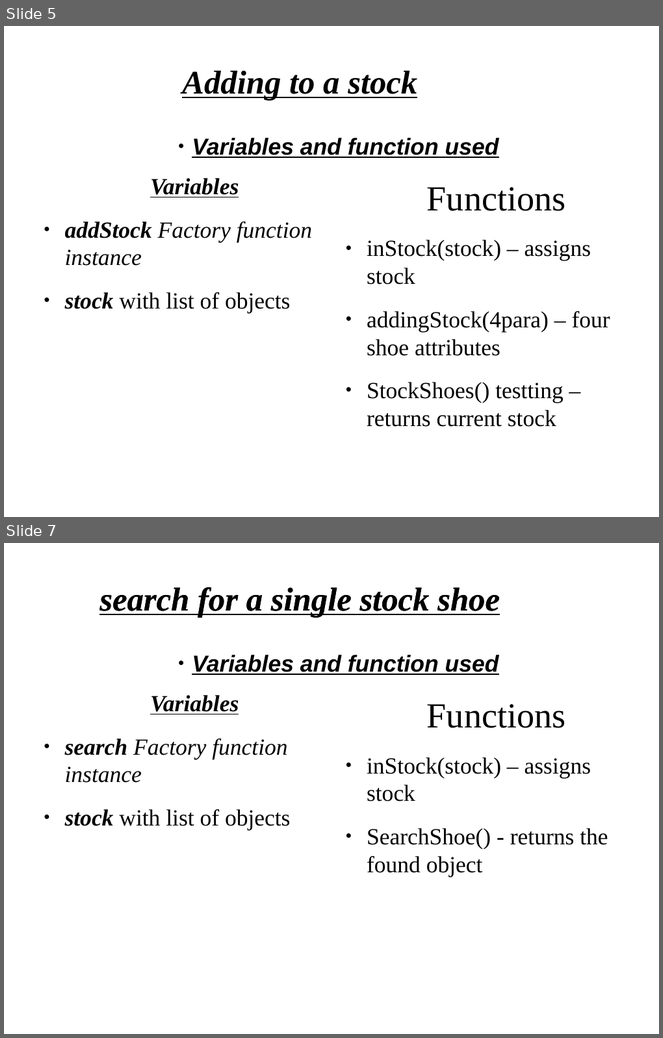
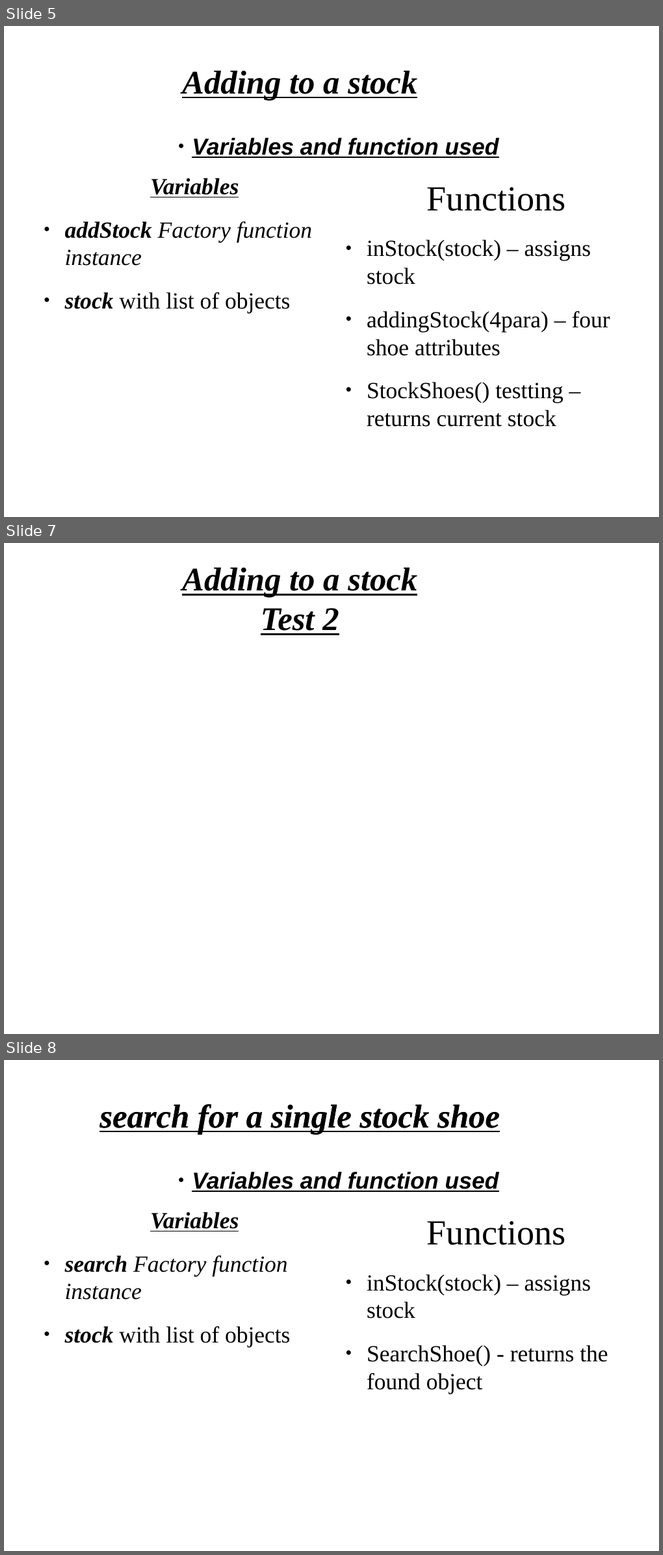
Before and after one commit to TaSiya/shoe, a slide deck: project presentation.odp. Shown one above the other, each under a label of ours: slides 5 and 7 before the commit, slides 5, 7 and 8 after it; the slides between them are not shown. The pictures are 663x1038 and 663x1555 pixels, drawn with LibreOffice and Linux fonts; fonts in the diff are those of the drawing; background and template pictures are left out. Boxes give left, top, right and bottom in pixels: in the first picture for what was removed or moved away, otherwise in the second. Text is boxed around its words. In the diff, an @@ line names an element or a change of style, - is before the commit and + after.

```diff
--- a/project presentation.odp
+++ b/project presentation.odp
@@ slide 7 added at <box>4,543,659,1034</box>, background picture (left out) @@
@@ title added at <box>182,567,417,635</box>, 40 pt, text #000000, bold, italic, underline @@
+Adding to a stock
+Test 2
@@ what was slide 7 is now slide 8 @@
```
Also in this commit, not shown: 3 slides changed, 1 other slide added, 3 other files.
